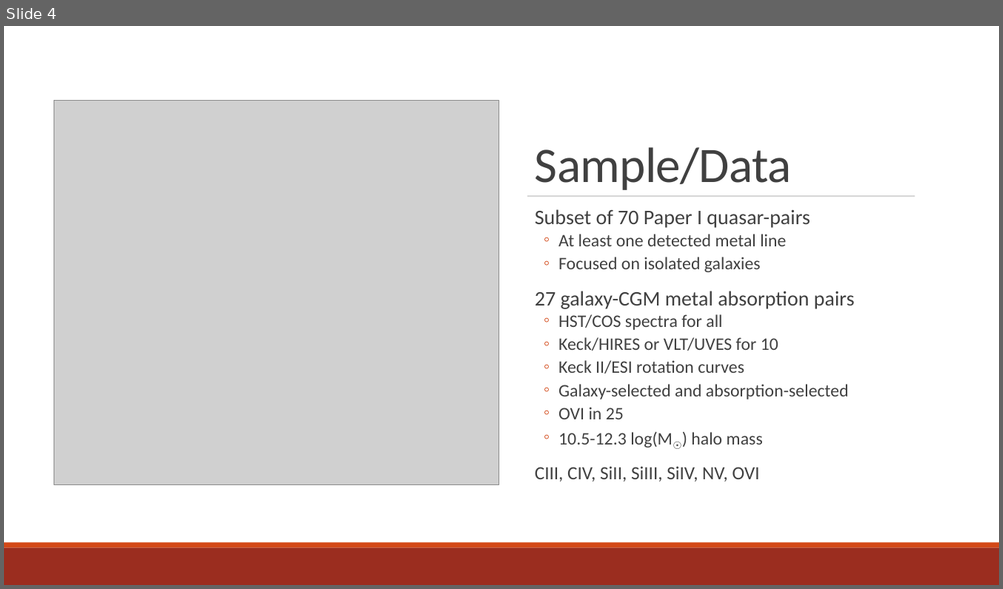
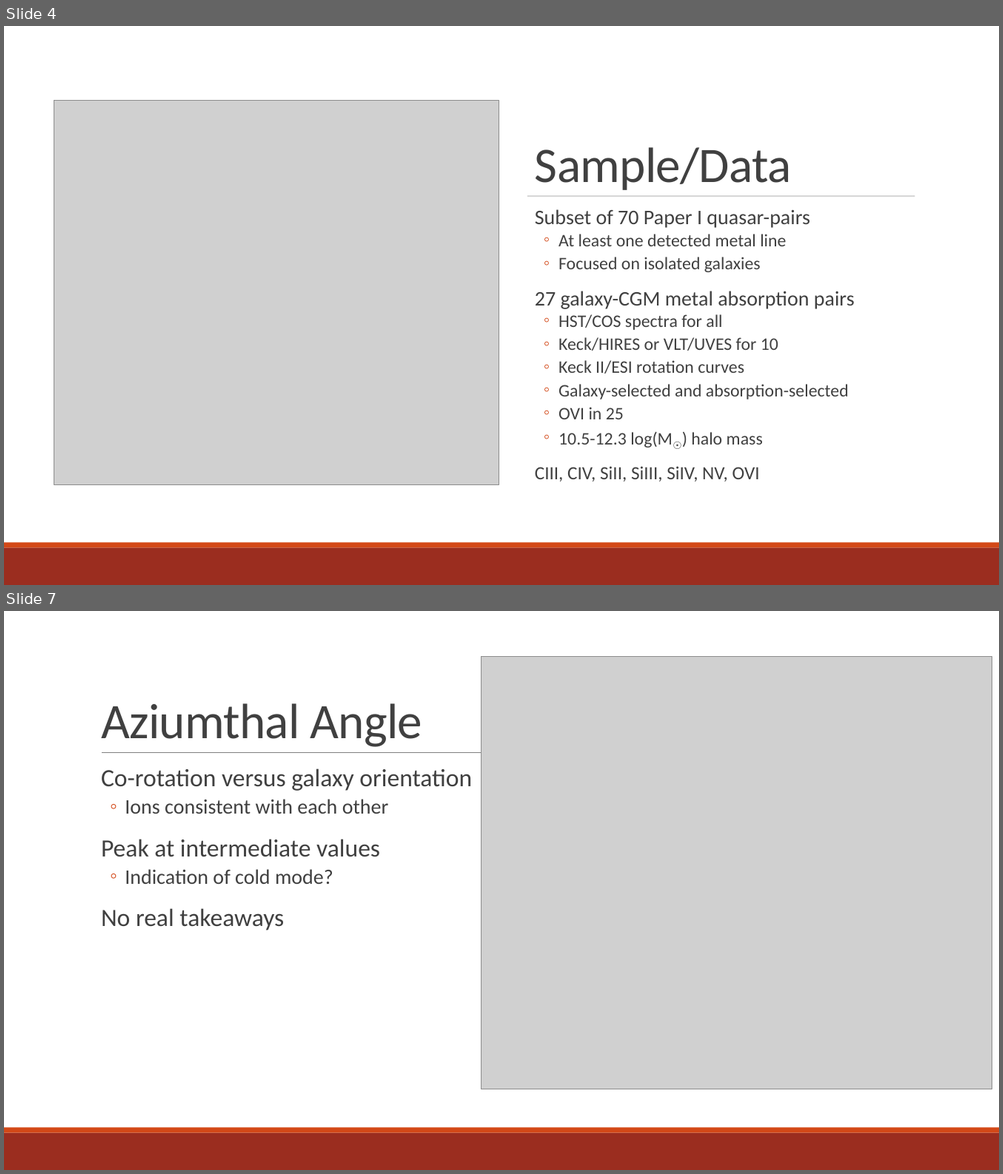
Before and after one commit to brockparker/Coursework, a slide deck: CGM_Group_12012023.pptx. Shown one above the other, each under a label of ours: slide 4 before the commit, slides 4 and 7 after it; the slides between them are not shown. The pictures are 1003x589 and 1003x1174 pixels, drawn with LibreOffice and Linux fonts; fonts in the diff are those of the drawing; grey boxes stand for pictures. Boxes give left, top, right and bottom in pixels: in the first picture for what was removed or moved away, otherwise in the second. Text is boxed around its words. In the diff, an @@ line names an element or a change of style, - is before the commit and + after.

```diff
--- a/CGM_Group_12012023.pptx
+++ b/CGM_Group_12012023.pptx
@@ slide 7 added at (4,611,999,1170), background #FFFFFF @@
@@ picture added at (481,657,992,1090) @@
@@ title added at (101,703,423,747), 48 pt, text #404040 @@
+Aziumthal Angle
@@ line added from (102, 753) to (915, 753), #808080 0.5 pt @@
@@ text added at (101,769,472,931), 24 pt, text #404040 @@
+  Co-rotation versus galaxy orientation
+  ◦ Ions consistent with each other
+  Peak at intermediate values
+  ◦ Indication of cold mode?
+  No real takeaways
@@ rectangle added at (4,1133,999,1170), fill #9B2D1F @@
@@ rectangle added at (4,1128,999,1133), fill #D34817 @@
```
Also in this commit, not shown: 4 slides changed, 3 other slides added, 8 slides removed.
